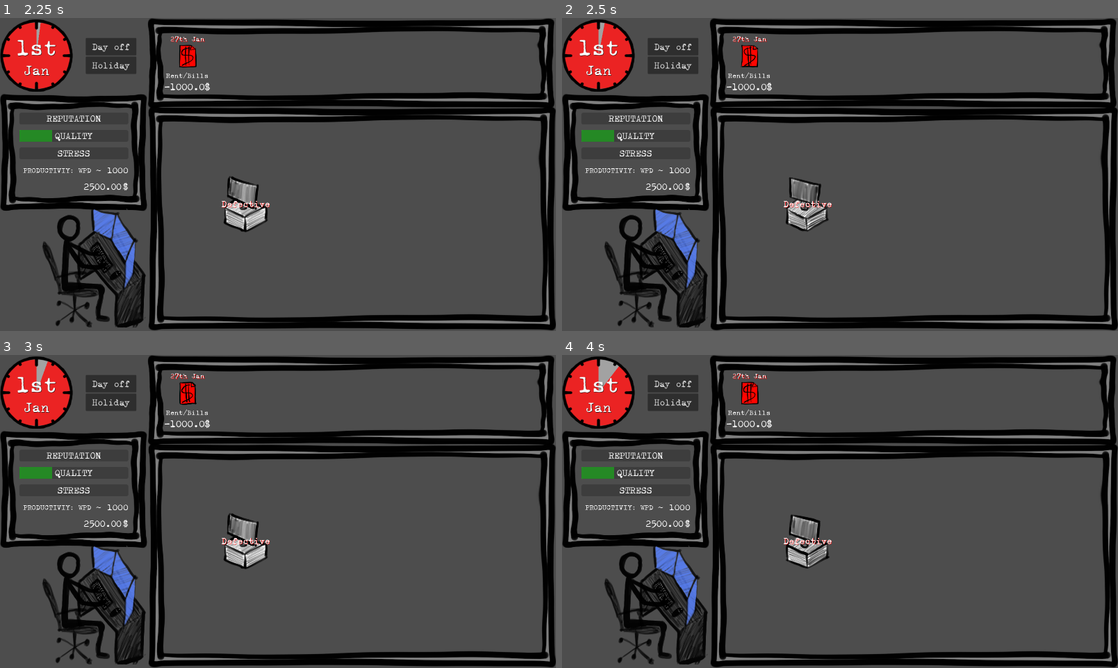
Above: before the commit, frames 1-4 (two rows, left to right).
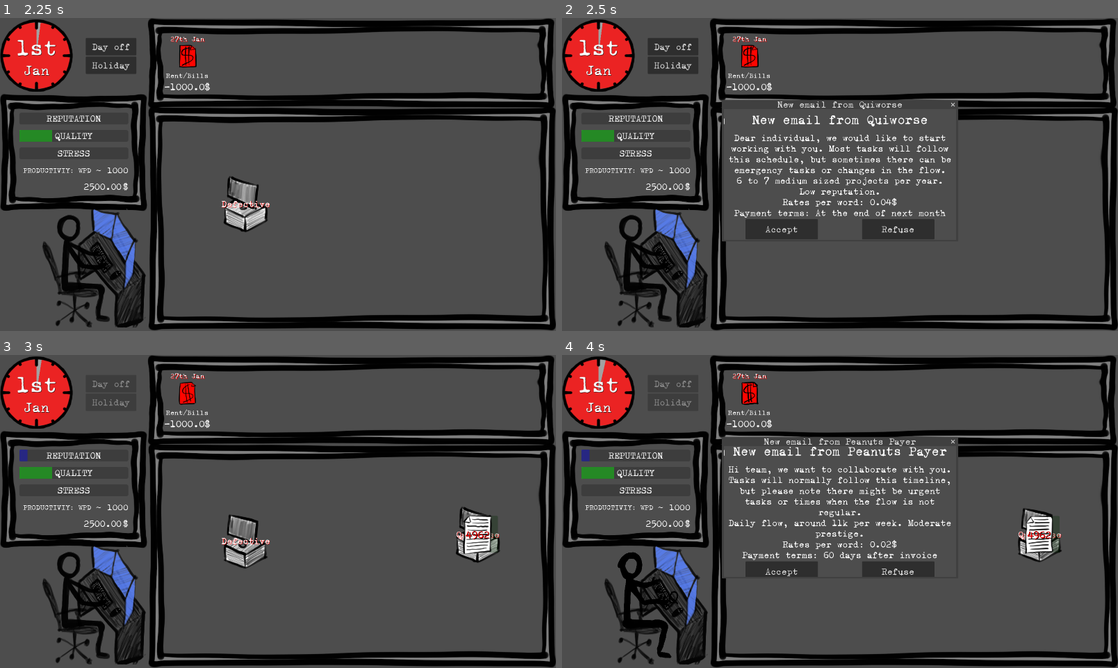
Above: after the commit, the same moments.

Repository: ildede/game-off-2025
Game: Godot game, scene res://scenes/game/screens/splash_screen/splash.tscn
Same seed, same stepped clock (60 frames per second), same inputs: the game is played once before the commit and once after it.
Inputs (mouse positions are in pixels of both pictures, inside the frame that each line leads up to):
- Up to frame 1 (2.25 s): click "LET'S GO!" at 0.5 s; click "START" at 1.25 s; click "Accept" at 2 s
- Up to frame 2 (2.5 s): no input
- Up to frame 3 (3 s): click (222, 564) at 2.75 s, where only the run after the commit has a clickable "Accept"
- Up to frame 4 (4 s): click (784, 570) at 3.5 s, where only the run after the commit has a clickable "Accept"

Frame 1 is identical in both runs. In frame 2, 6.9% of the frame differs, in the area x 6-72%, y 1-72%; in frame 3, 1.8%; in frame 4, 7.9%, in the area x 3-90%, y 1-98%.

Commit message:
fix: only one event/client per day

Diff:
--- a/scenes/game/screens/main_screen/main.gd
+++ b/scenes/game/screens/main_screen/main.gd
@@ -86,16 +86,13 @@
 			remaining_payments.append(payment)
 	Global.game_state.pending_payments = remaining_payments
 
-	if Global.game_state.current_day == 1:
-		$EventSpawner.start(0.2)
-	else:
-		$EventSpawner.start(Config.SECONDS_BETWEEN_EVENTS)
+	$EventSpawner.start(0.2)
 	$EventSpawner.timeout.connect(handle_spawn_random_event)
 
 	$GameClock.start(Config.DAY_LENGHT_IN_SECONDS)
 	$GameClock.timeout.connect(handle_end_of_the_day)
 
-	$TaskSpawner.start(Config.SECONDS_BETWEEN_TASKS)
+	$TaskSpawner.start(0.5)
 	$TaskSpawner.timeout.connect(handle_spawn_tasks)
 
 	Global.ui_update.emit()
@@ -184,7 +181,7 @@
 		ongoing_task.remaining_words = task.remaining_words
 	get_tree().paused = true
 	_save_state()
-	if Global.game_state.ongoing_task.filter(func(t:Models.OngoingTask):return t.deadline_days <= 2).size() > 0:
+	if Global.game_state.ongoing_task.filter(func(t:Models.OngoingTask):return t.deadline_days <= 3).size() > 0:
 		SceneTransition.fade_to_overtime()
 	else:
 		SceneTransition.fade_to_new_day()
@@ -222,21 +219,21 @@
 		Global.new_client_accepted.emit(client)
 		var added = add_new_client_to_scene(client)
 		active_clients.set(client.id, added)
-		$EventSpawner.start(Config.SECONDS_BETWEEN_EVENTS)
+		#$EventSpawner.start(Config.SECONDS_BETWEEN_EVENTS)
 		ClientData.client_accepted(client.id)
 		get_tree().paused = false
 
 	var refuse_btn = CustomizablePopupMessage.PopupButton.new()
 	refuse_btn.text = "Refuse"
 	refuse_btn.action = func():
-		$EventSpawner.start(Config.SECONDS_BETWEEN_EVENTS)
+		#$EventSpawner.start(Config.SECONDS_BETWEEN_EVENTS)
 		get_tree().paused = false
 
 	var btns: Array[CustomizablePopupMessage.PopupButton] = [accept_btn, refuse_btn]
 	popup_data.buttons = btns
 
 	popup_data.on_close = func():
-		$EventSpawner.start(Config.SECONDS_BETWEEN_EVENTS)
+		#$EventSpawner.start(Config.SECONDS_BETWEEN_EVENTS)
 		get_tree().paused = false
 
 	$CustomPopupMessage.show_popup(popup_data)
@@ -251,7 +248,7 @@
 	var accept_btn = CustomizablePopupMessage.PopupButton.new()
 	accept_btn.text = event.accept_btn if event.accept_btn != "" else "I hereby accept"
 	accept_btn.action = func():
-		$EventSpawner.start(Config.SECONDS_BETWEEN_EVENTS)
+		#$EventSpawner.start(Config.SECONDS_BETWEEN_EVENTS)
 		if not event.default_bill_change == 0:
 			for bill in Global.game_state.bills:
 				bill.amount += event.default_bill_change
@@ -267,7 +264,7 @@
 	popup_data.buttons = btns
 
 	popup_data.on_close = func():
-		$EventSpawner.start(Config.SECONDS_BETWEEN_EVENTS)
+		#$EventSpawner.start(Config.SECONDS_BETWEEN_EVENTS)
 		if not event.default_bill_change == 0:
 			for bill in Global.game_state.bills:
 				bill.amount += event.default_bill_change
